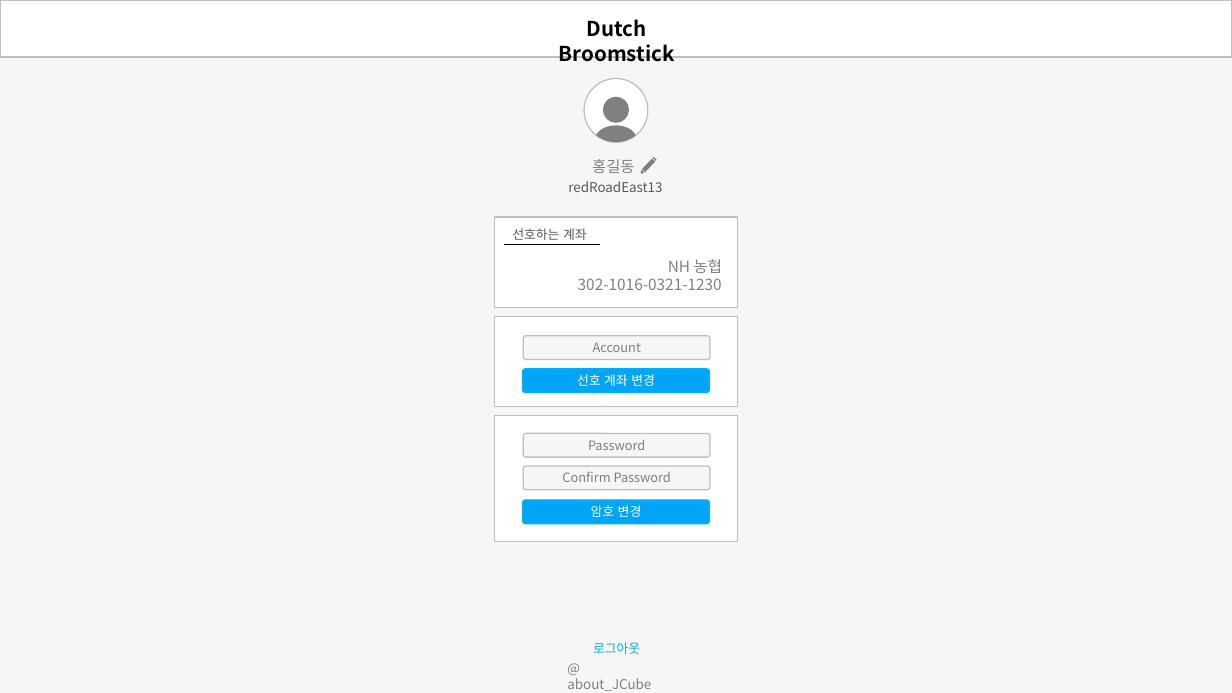
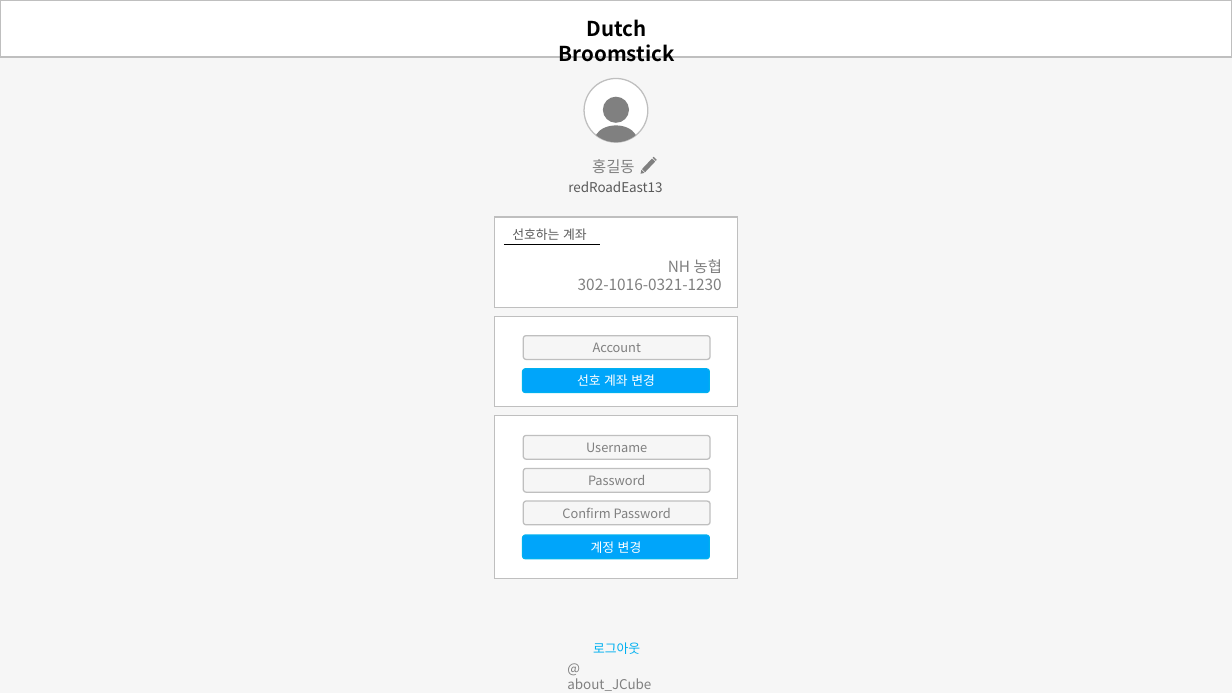
Before and after one commit to jtjun/DutchBroomstick, a slide deck: slide 4 of Documents/Design_Demo.pptx. Drawn at 1232x693 pixels with LibreOffice and Linux fonts; fonts in the diff are those of the drawing. Boxes give left, top, right and bottom in pixels: in the first picture for what was removed or moved away, otherwise in the second. Text is boxed around its words. In the diff, an @@ line names an element or a change of style, - is before the commit and + after.

```diff
--- a/Documents/Design_Demo.pptx
+++ b/Documents/Design_Demo.pptx
@@ rectangle: place and size @@
-rectangle at <box>494,416,738,542</box>
+rectangle at <box>494,416,738,579</box>
@@ rounded rectangle added at <box>523,435,710,459</box>, fill #F6F6F6, outline #BFBFBF 1 pt, 10 pt, text #808080 @@
+Username
@@ 3 rounded rectangles: place and size @@
-3 rounded rectangles at <box>523,433,710,524</box>
+3 rounded rectangles at <box>523,469,710,559</box>
@@ text in rounded rectangle at <box>591,541,642,553</box>: text changed @@
-암호 변경
+계정 변경
```
Also in this commit, not shown: 1 slide removed.
